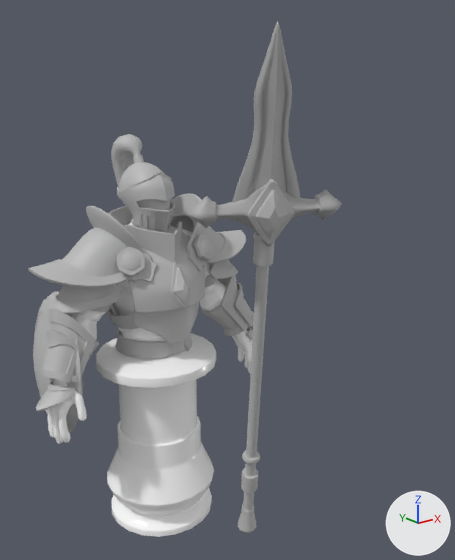
Two versions of the FBX model Assets/Personagem_Animados/07_Lanceiro/LanceiroTodasAnimas.fbx, one commit apart.
Rendered twice from a camera (50 mm lens) standing at (-0.21, -0.345, 0.075) and looking at (0.035, -0.039, -0.048). Arrows for +X, +Y and +Z are at lower right; the lights stay in place. The picture after the commit comes second. Where no turn or scale is listed for an object, it has been applied to the vertices.

The first picture shows 'SM_Arma_Lanceiro', 'SM_Arma_Lanceiro_2', 'SM_Lanceiro'.
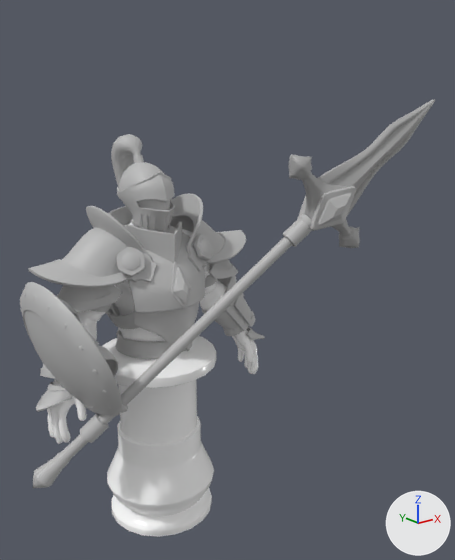
Where the change shows, as pixel boxes [x1, y1, x2, y2] in the pictures (455 x 560 px):
'SM_Arma_Lanceiro', moved, turned, rescaled
    before: [186, 22, 342, 533]
    after: [33, 99, 435, 488]
'SM_Arma_Lanceiro_2', moved, turned, rescaled
    before: [33, 291, 83, 433]
    after: [20, 282, 122, 416]

The change, as a diff of the scene's bpy script:
```diff
--- a/Assets/Personagem_Animados/07_Lanceiro/LanceiroTodasAnimas.fbx.py
+++ b/Assets/Personagem_Animados/07_Lanceiro/LanceiroTodasAnimas.fbx.py
@@ ob_sm_arma_lanceiro_2 @@
 ob_sm_arma_lanceiro_2 = bpy.data.objects.new('SM_Arma_Lanceiro_2', me_mesh_001)
-ob_sm_arma_lanceiro_2.location = (-0.0573, 0.0224, -0.101)
-ob_sm_arma_lanceiro_2.rotation_euler = (1.266, -1.281, -1.454)  # degrees (73, -73, -83)
-ob_sm_arma_lanceiro_2.scale = (0.0108, 0.0108, 0.0108)
+ob_sm_arma_lanceiro_2.parent = ob_group3
+ob_sm_arma_lanceiro_2.location = (-6.804, -7.568, 2.096)
+ob_sm_arma_lanceiro_2.rotation_euler = (1.514, -0.869, -1.181)  # degrees (87, -50, -68)
+ob_sm_arma_lanceiro_2.scale = (1.08, 1.08, 1.08)
@@ ob_sm_arma_lanceiro @@
 ob_sm_arma_lanceiro = bpy.data.objects.new('SM_Arma_Lanceiro', me_mesh_002)
-ob_sm_arma_lanceiro.location = (0.0216, -0.0817, -0.131)
-ob_sm_arma_lanceiro.rotation_euler = (1.759, -0.0175, -0.431)  # degrees (101, -1, -25)
-ob_sm_arma_lanceiro.scale = (0.0138, 0.0138, 0.0138)
+ob_sm_arma_lanceiro.parent = ob_group2
+ob_sm_arma_lanceiro.location = (-3.248, -9.072, 5.021)
+ob_sm_arma_lanceiro.rotation_euler = (0.283, -0.0333, -0.823)  # degrees (16, -1.9, -47)
+ob_sm_arma_lanceiro.scale = (1.38, 1.38, 1.38)
@@ ob_group2 @@
+ob_group2 = bpy.data.objects.new('group2', None)
+ob_group2.location = (0.0, 0.0, 0.0)
+ob_group2.rotation_euler = (1.571, 0.0, 0.0)  # degrees (90, 0, 0)
+ob_group2.scale = (0.01, 0.01, 0.01)
@@ ob_group3 @@
+ob_group3 = bpy.data.objects.new('group3', None)
+ob_group3.location = (0.0, 0.0, 0.0)
+ob_group3.rotation_euler = (1.571, 0.0, 0.0)  # degrees (90, 0, 0)
+ob_group3.scale = (0.01, 0.01, 0.01)
```
